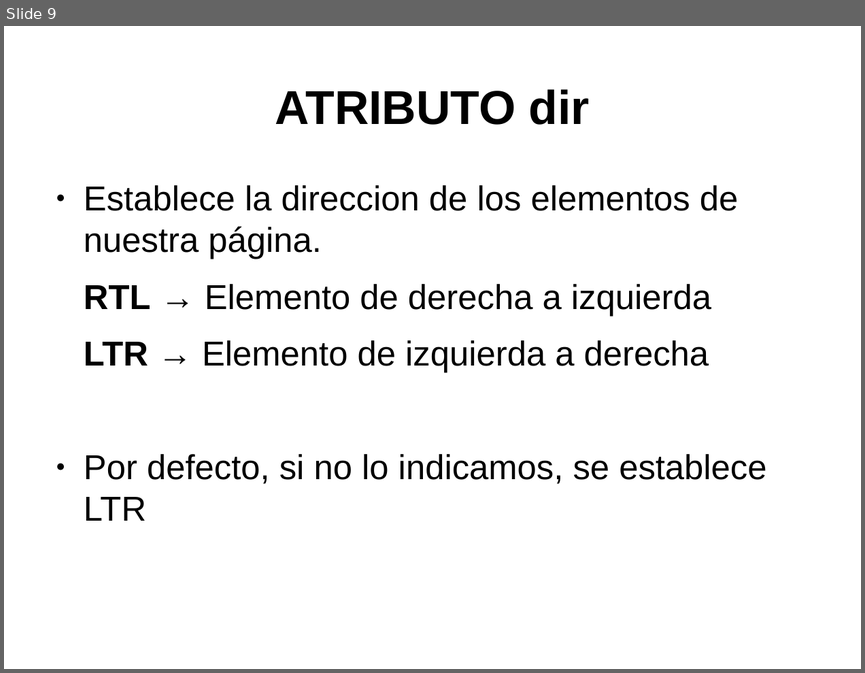
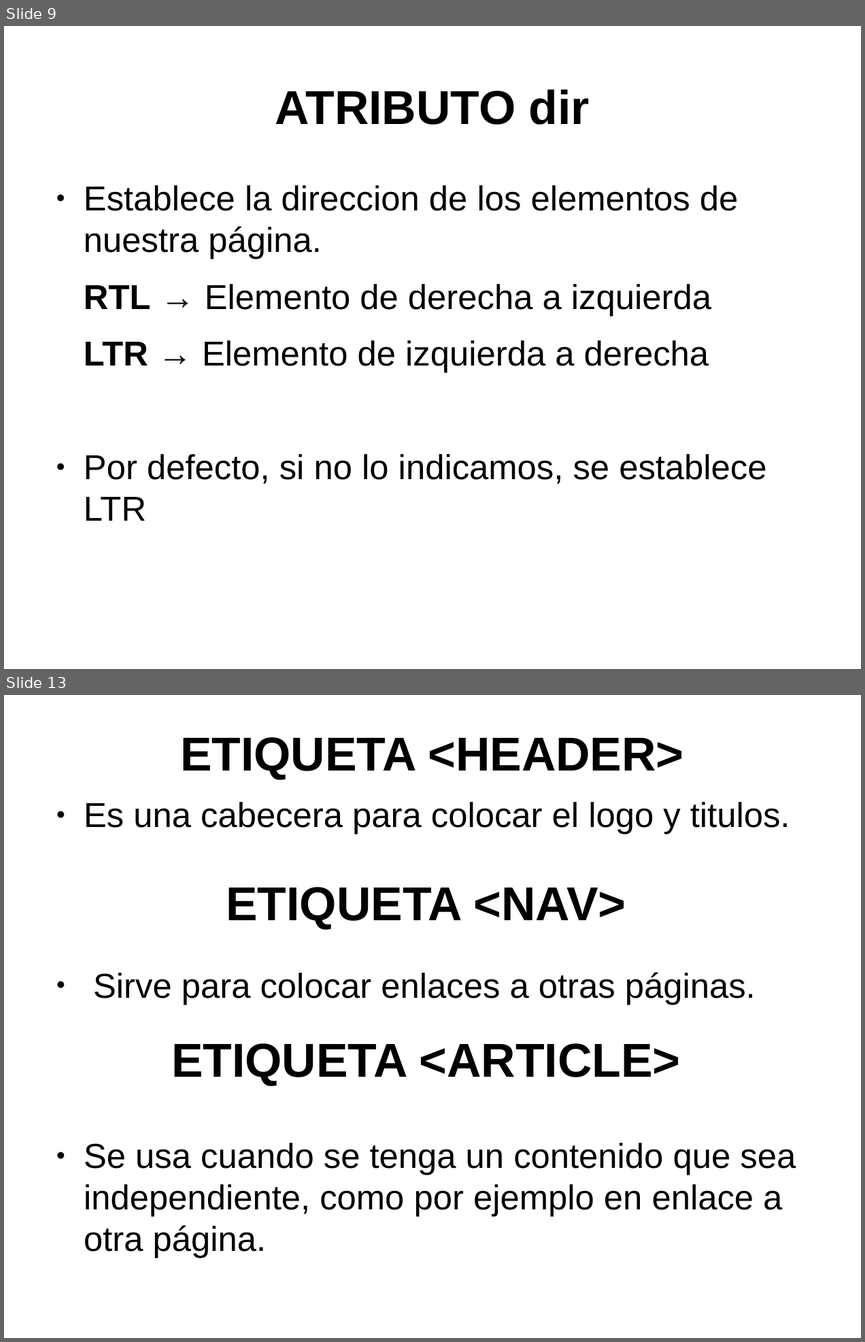
Before and after one commit to toblerone554/CampusInfantil2016, a slide deck: Veteranos/html/PresentaciónHTML.odp. Shown one above the other, each under a label of ours: slide 9 before the commit, slides 9 and 13 after it; the slides between them are not shown. The pictures are 865x673 and 865x1342 pixels, drawn with LibreOffice and Linux fonts; fonts in the diff are those of the drawing. Boxes give left, top, right and bottom in pixels: in the first picture for what was removed or moved away, otherwise in the second. Text is boxed around its words. In the diff, an @@ line names an element or a change of style, - is before the commit and + after.

Commit message:
Ejemplos de html

```diff
--- a/Veteranos/html/PresentaciónHTML.odp
+++ b/Veteranos/html/PresentaciónHTML.odp
@@ slide 13 added at <box>4,695,861,1338</box>, background #FFFFFF @@
@@ title added at <box>180,737,683,779</box>, 44 pt, text #000000, bold @@
+ETIQUETA <HEADER>
@@ text added at <box>84,802,796,1258</box>, 32 pt, text #000000 @@
+● Es una cabecera para colocar el logo y titulos.
+● Sirve para colocar enlaces a otras páginas.
+● Se usa cuando se tenga un contenido que sea independiente, como por ejemplo en enlace a otra página.
@@ title added at <box>226,887,626,930</box>, 44 pt, text #000000, bold @@
+ETIQUETA <NAV>
@@ title added at <box>171,1043,681,1085</box>, 44 pt, text #000000, bold @@
+ETIQUETA <ARTICLE>
```
Also in this commit, not shown: 8 other slides added, 10 other files.
